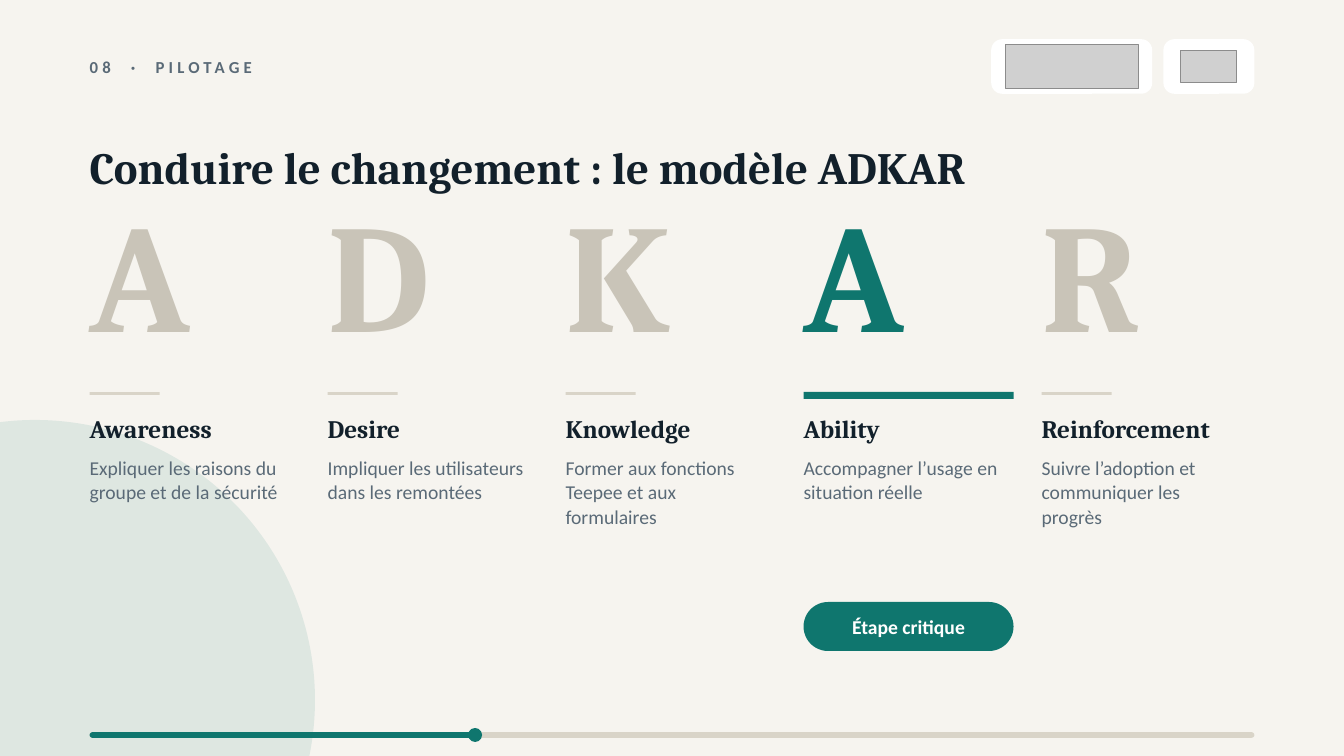
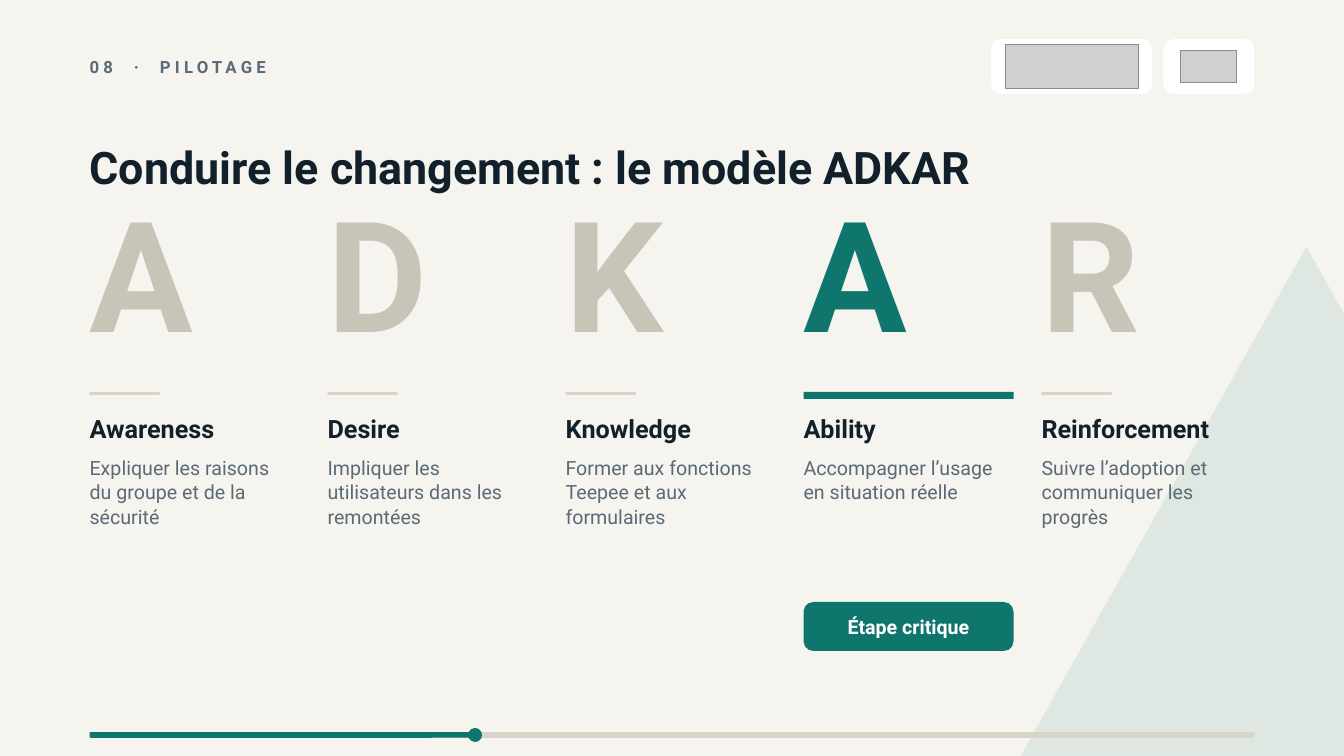
Before and after one commit to falachabt/Icam, a slide deck: slide 8 of Presentation_Kizeo_Teepee.pptx. Drawn at 1344x756 pixels with LibreOffice and Linux fonts; fonts in the diff are those of the drawing; grey boxes stand for pictures. Boxes give left, top, right and bottom in pixels: in the first picture for what was removed or moved away, otherwise in the second. Text is boxed around its words. In the diff, an @@ line names an element or a change of style, - is before the commit and + after.

```diff
--- a/Presentation_Kizeo_Teepee.pptx
+++ b/Presentation_Kizeo_Teepee.pptx
@@ font Calibri to Roboto in 7 elements at bbox=[90, 460, 269, 524], bbox=[328, 460, 502, 524], bbox=[566, 460, 751, 524], bbox=[804, 460, 993, 499], bbox=[1042, 460, 1207, 528], bbox=[848, 616, 969, 638], bbox=[90, 61, 113, 73] @@
@@ triangle: place and size @@
-triangle at bbox=[0, 420, 316, 756]
+triangle at bbox=[985, 247, 1344, 756]
@@ triangle at bbox=[985, 247, 1344, 756]: ellipse to triangle @@
@@ font Cambria to Roboto in 11 elements at bbox=[90, 150, 969, 194], bbox=[90, 223, 194, 332], bbox=[90, 420, 215, 439], bbox=[328, 223, 428, 332], bbox=[328, 419, 400, 439], bbox=[566, 223, 664, 332], bbox=[566, 419, 691, 444], bbox=[804, 222, 908, 332], bbox=[804, 419, 876, 444], bbox=[1042, 223, 1140, 332], bbox=[1042, 419, 1209, 439] @@
@@ proportions changed in 3 elements at bbox=[90, 732, 1255, 738], bbox=[90, 732, 478, 738], bbox=[804, 602, 1013, 651] @@
```
Also in this commit, not shown: 21 other slides changed, 1 other file.
